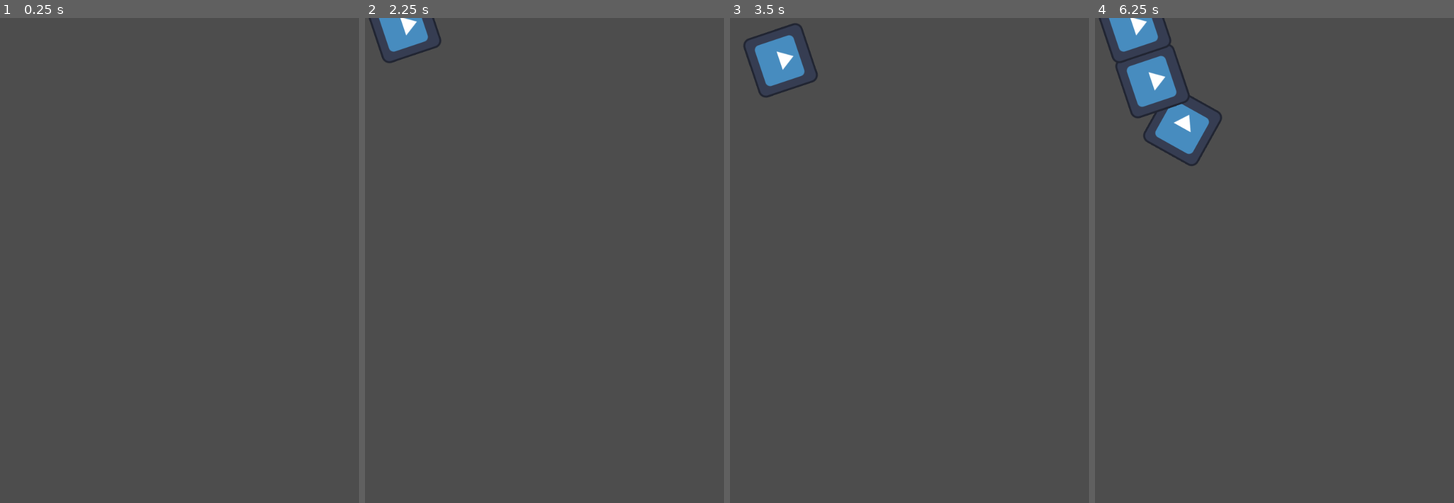
Above: before the commit, frames 1-4 (left to right).
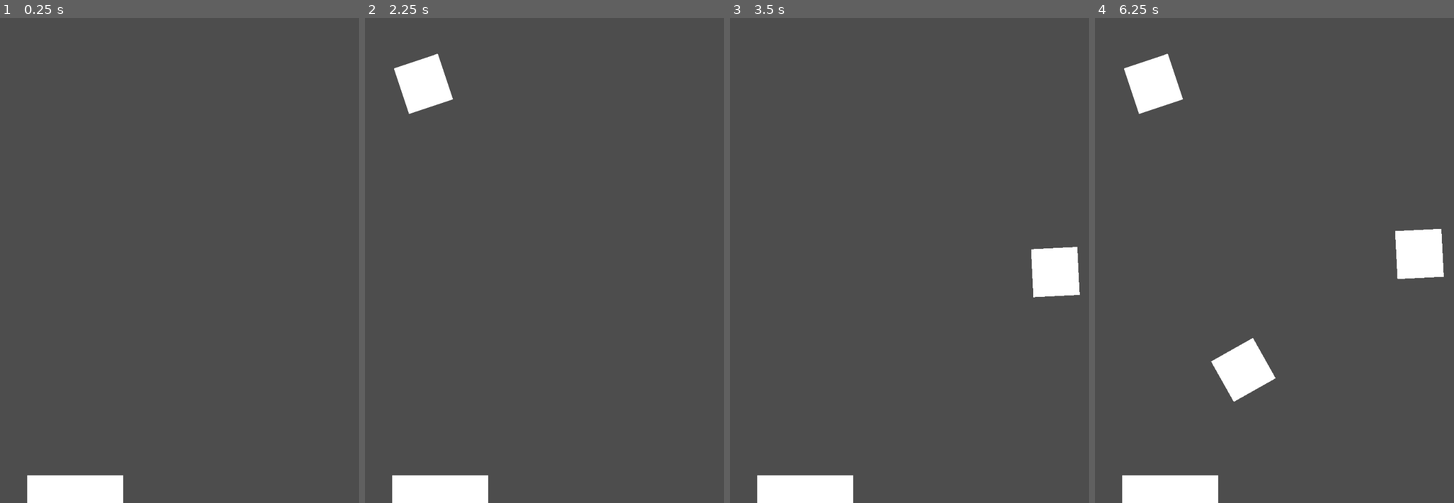
Above: after the commit, the same moments.

Repository: john9francis/sushi-attack
Game: Godot game, scene res://scripts/main.tscn
Two runs of this game, one before a commit and one after it. Both use one fixed random seed, a clock stepped at 60 frames per second and the inputs below. The engine's default icon, where the game draws it, is replaced by a stand-in: a white triangle on a blue panel in a dark square.
Inputs:
- Up to frame 1 (0.25 s): no input
- Up to frame 2 (2.25 s): tap Enter at 0.5, 2 s; tap Space at 1.25 s
- Up to frame 3 (3.5 s): no input
- Up to frame 4 (6.25 s): no input

The runs differ from the first frame. In frame 1, 1.5% of the frame differs, in the area x 7-35%, y 94-100%; in frame 2, 3.7%; in frame 3, 4.1%; in frame 4, 7.7%, in the area x 1-98%, y 0-100%.

Commit message:
got the objects rendering on the screen

Diff:
--- a/scripts/enemy.gd
+++ b/scripts/enemy.gd
@@ -1,5 +1,6 @@
 extends PathFollow2D
 
+var speed = 10
 
 # Called when the node enters the scene tree for the first time.
 func _ready():
@@ -9,5 +10,5 @@
 
 # Called every frame. 'delta' is the elapsed time since the previous frame.
 func _process(_delta):
-	progress += 1
+	progress += speed
 	pass
--- a/scripts/enemy.tscn
+++ b/scripts/enemy.tscn
@@ -1,10 +1,20 @@
-[gd_scene load_steps=3 format=3 uid="uid://dbbij5u3up0gx"]
+[gd_scene load_steps=4 format=3 uid="uid://dbbij5u3up0gx"]
 
-[ext_resource type="Texture2D" uid="uid://cnrutnsh2ewnh" path="res://icon.svg" id="1_isxkv"]
 [ext_resource type="Script" path="res://scripts/enemy.gd" id="1_x5ahs"]
+
+[sub_resource type="CanvasTexture" id="CanvasTexture_u650l"]
+
+[sub_resource type="CircleShape2D" id="CircleShape2D_tg4ib"]
+radius = 60.0333
 
 [node name="Enemy" type="PathFollow2D"]
 script = ExtResource("1_x5ahs")
 
 [node name="Sprite2D" type="Sprite2D" parent="."]
-texture = ExtResource("1_isxkv")
+scale = Vector2(-99, 95.5)
+texture = SubResource("CanvasTexture_u650l")
+
+[node name="Area2D" type="Area2D" parent="."]
+
+[node name="CollisionShape2D" type="CollisionShape2D" parent="Area2D"]
+shape = SubResource("CircleShape2D_tg4ib")
--- a/scripts/level.gd
+++ b/scripts/level.gd
@@ -5,6 +5,7 @@
 # Called when the node enters the scene tree for the first time.
 func _ready():
 	$EnemySpawnTimer.start()
+	$EnemyDestination.show()
 	pass # Replace with function body.
 
 
@@ -16,3 +17,10 @@
 func _on_enemy_spawn_timer_timeout():
 	var enemy = enemyScene.instantiate()
 	$EnemyPath.add_child(enemy)
+
+
+func _on_enemy_destination_body_entered(body):
+	print("Enemy made it to the end!")
+
+	# delete the mob
+	body.queue_free()
--- a/scripts/level.tscn
+++ b/scripts/level.tscn
@@ -11,7 +11,9 @@
 point_count = 13
 
 [sub_resource type="RectangleShape2D" id="RectangleShape2D_xqtni"]
-size = Vector2(142, 20)
+size = Vector2(164, 85)
+
+[sub_resource type="CanvasTexture" id="CanvasTexture_0obql"]
 
 [node name="Level" type="Node2D"]
 script = ExtResource("1_m3pcb")
@@ -25,9 +27,14 @@
 script = ExtResource("2_wq042")
 
 [node name="EnemyDestination" type="Area2D" parent="."]
+position = Vector2(250, 1000)
 
 [node name="CollisionShape2D" type="CollisionShape2D" parent="EnemyDestination"]
-position = Vector2(240, 995)
 shape = SubResource("RectangleShape2D_xqtni")
 
+[node name="Sprite2D" type="Sprite2D" parent="EnemyDestination"]
+scale = Vector2(198.5, 113.5)
+texture = SubResource("CanvasTexture_0obql")
+
 [connection signal="timeout" from="EnemySpawnTimer" to="." method="_on_enemy_spawn_timer_timeout"]
+[connection signal="body_entered" from="EnemyDestination" to="." method="_on_enemy_destination_body_entered"]
Not shown: 1 places in scripts/level.tscn that only renumber resources
